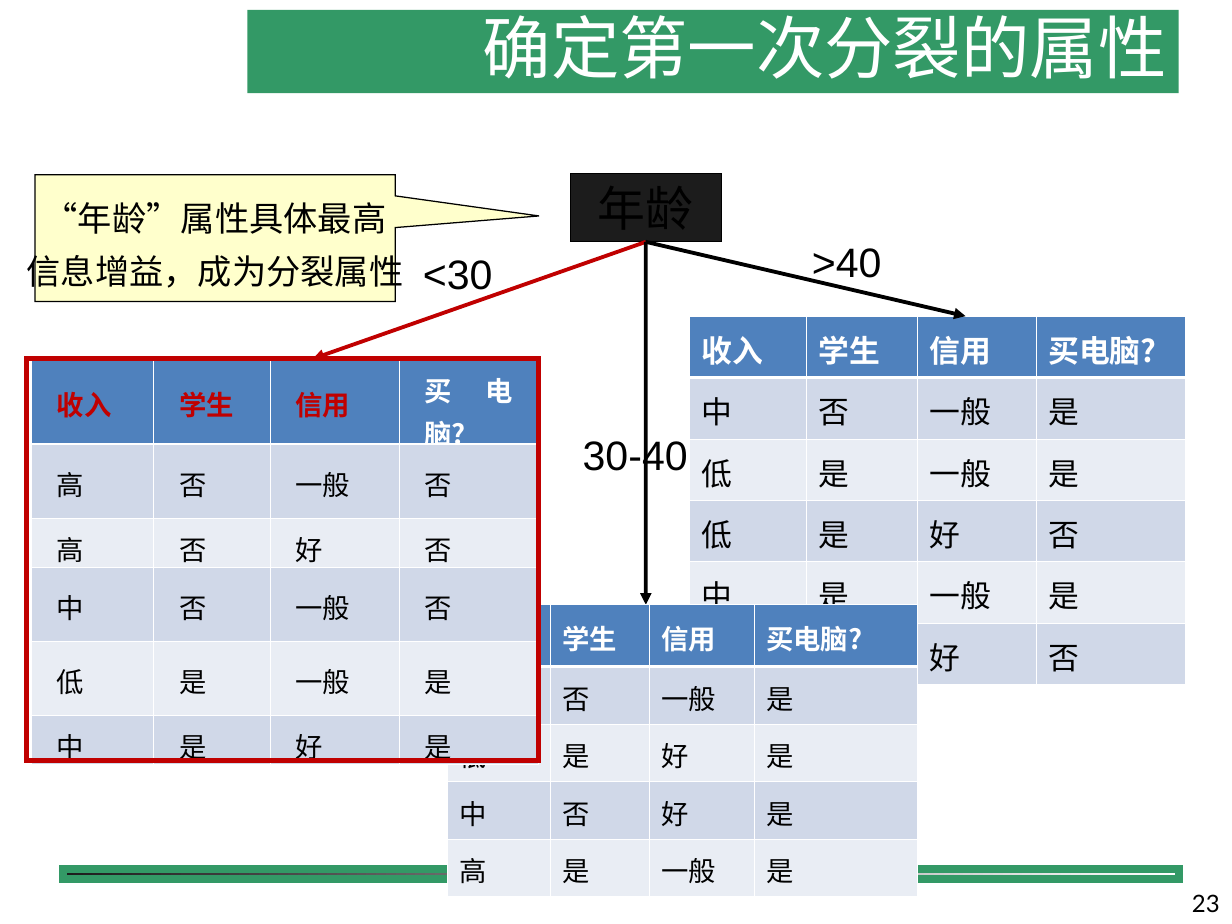
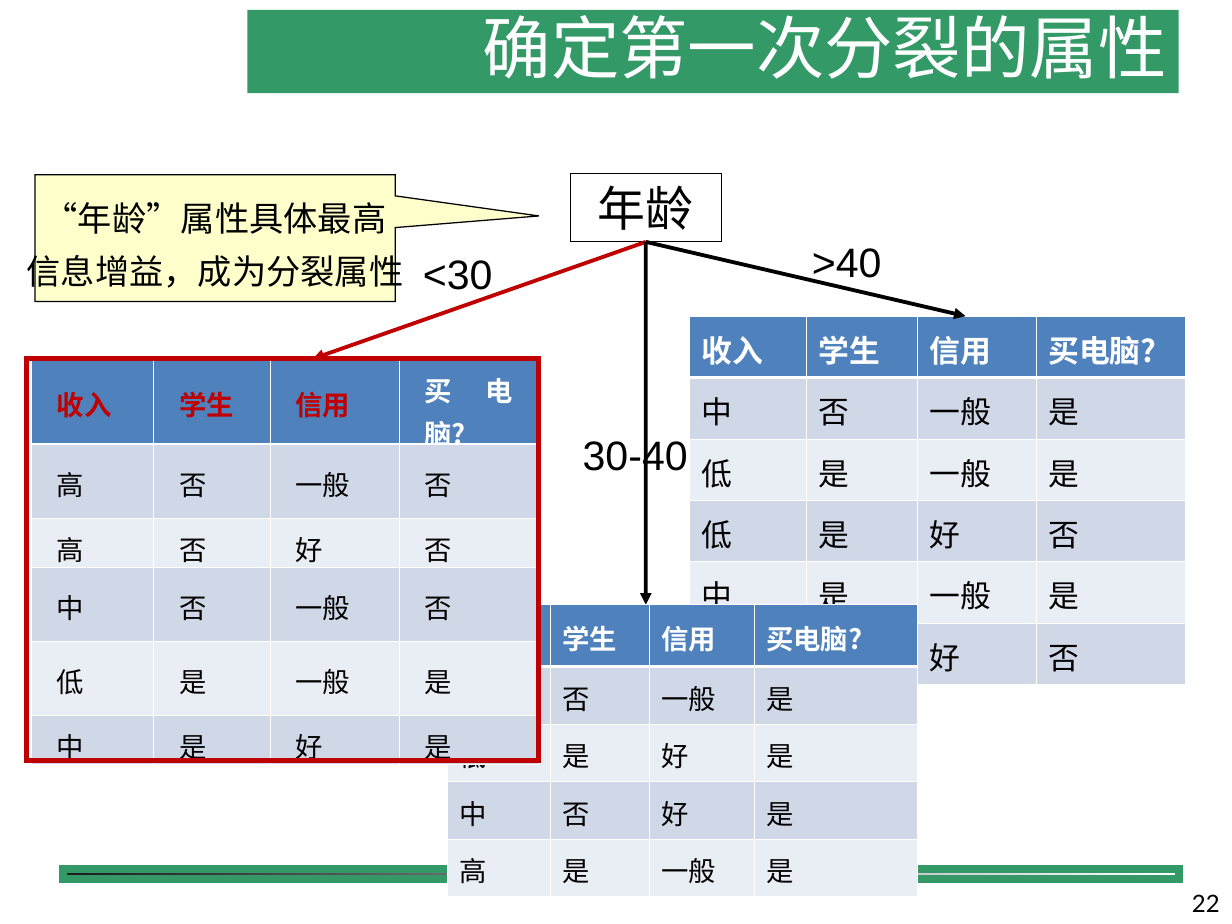
Before and after one commit to shfkuang/shfkuang.github.io, a slide deck: slide 22 of dm/ch4.2.ppt (slide 23 before the commit). Drawn at 1232x924 pixels with LibreOffice and Linux fonts; fonts in the diff are those of the drawing; background and template pictures are left out. Boxes give left, top, right and bottom in pixels: in the first picture for what was removed or moved away, otherwise in the second. Text is boxed around its words. In the diff, an @@ line names an element or a change of style, - is before the commit and + after.

```diff
--- a/dm/ch4.2.ppt
+++ b/dm/ch4.2.ppt
@@ rectangle "年龄" at (x1=570, y1=174, x2=722, y2=241): fill #1C1C1C to none @@
@@ page number at (x1=1192, y1=894, x2=1220, y2=912): text changed @@
-23
+22
```
Also in this commit, not shown: 1 other slide changed, 1 slide removed.
